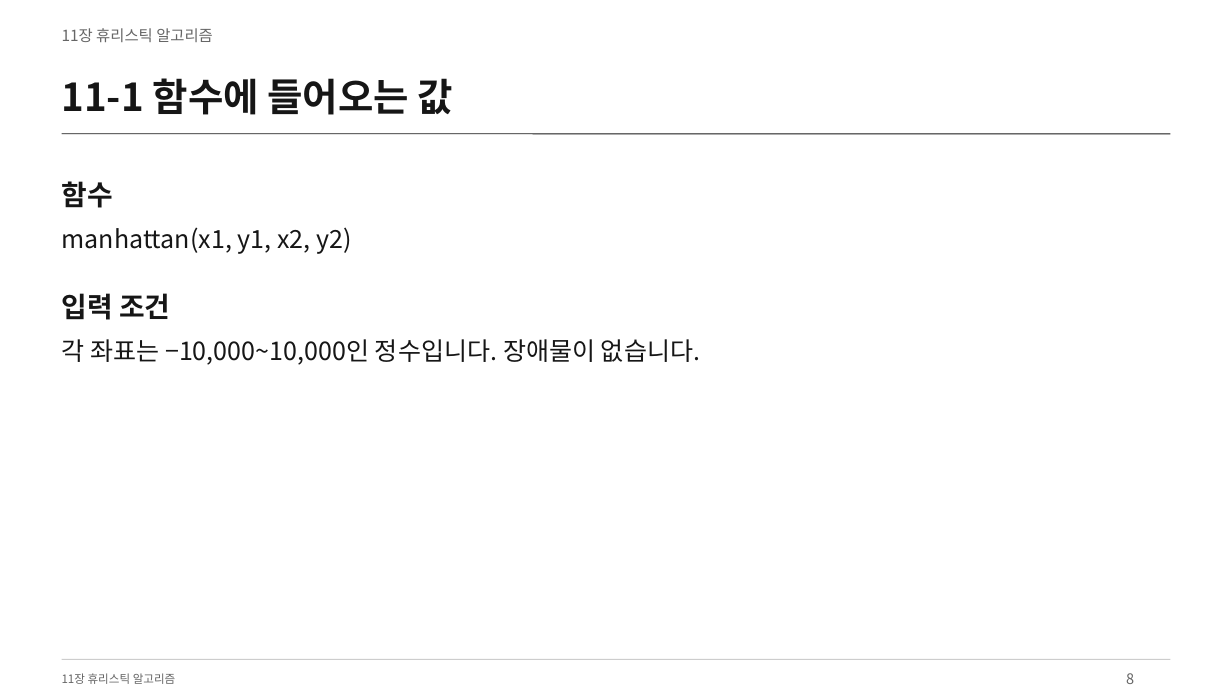
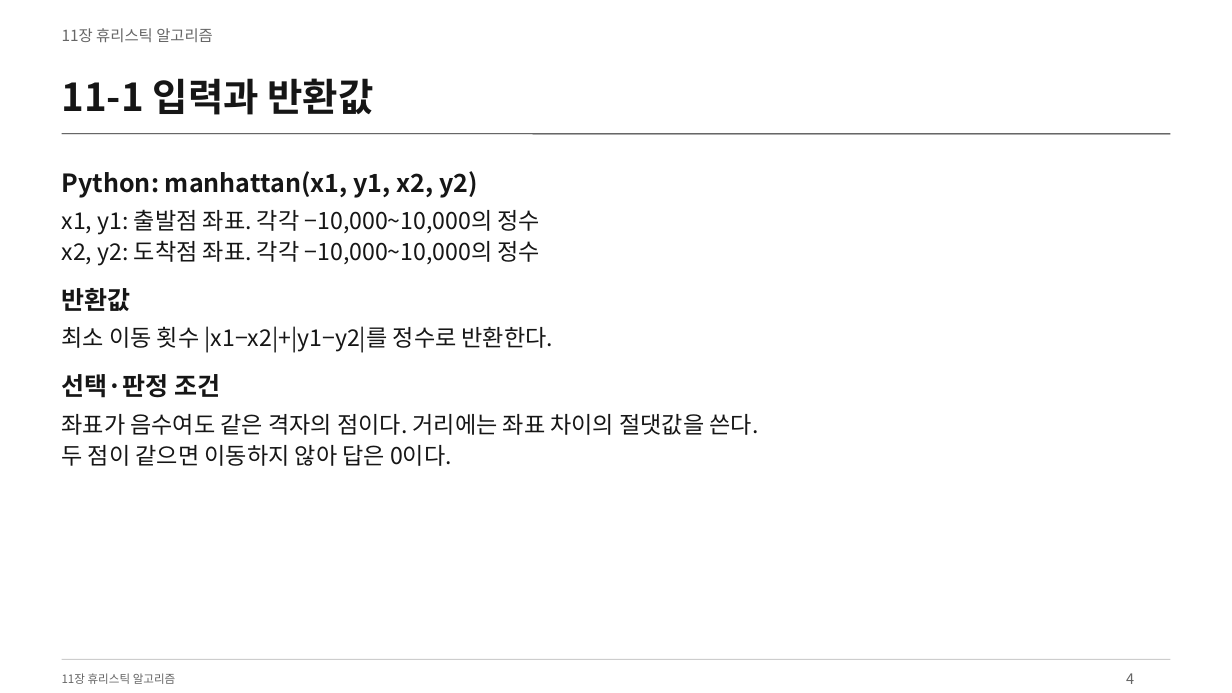
Before and after one commit to Sangdon-Park/Sangdon-Park.github.io, a slide deck: slide 4 of data/알고리즘/11장_휴리스틱_알고리즘.pptx (slide 8 before the commit). Drawn at 1232x693 pixels with LibreOffice and Linux fonts; fonts in the diff are those of the drawing. Boxes give left, top, right and bottom in pixels: in the first picture for what was removed or moved away, otherwise in the second. Text is boxed around its words. In the diff, an @@ line names an element or a change of style, - is before the commit and + after.

```diff
--- a/data/알고리즘/11장_휴리스틱_알고리즘.pptx
+++ b/data/알고리즘/11장_휴리스틱_알고리즘.pptx
@@ text at (x1=62, y1=78, x2=374, y2=115): text changed @@
-11-1 함수에 들어오는 값
+11-1 입력과 반환값
@@ text at (x1=62, y1=171, x2=478, y2=198): text changed; bold on @@
-manhattan(x1, y1, x2, y2)
+Python: manhattan(x1, y1, x2, y2)
@@ text removed at (x1=62, y1=181, x2=113, y2=208) @@
-함수
@@ text added at (x1=62, y1=209, x2=541, y2=266), 18 pt, text #161616 @@
+x1, y1: 출발점 좌표. 각각 −10,000~10,000의 정수
+x2, y2: 도착점 좌표. 각각 −10,000~10,000의 정수
@@ text added at (x1=62, y1=288, x2=131, y2=311), 19.5 pt, text #161616, bold @@
+반환값
@@ text added at (x1=62, y1=326, x2=553, y2=352), 18 pt, text #161616 @@
+최소 이동 횟수 |x1−x2|+|y1−y2|를 정수로 반환한다.
@@ text removed at (x1=62, y1=339, x2=700, y2=365) @@
-각 좌표는 −10,000~10,000인 정수입니다. 장애물이 없습니다.
@@ text at (x1=62, y1=374, x2=220, y2=398): text changed; size 21.8 to 19.5 pt @@
-입력 조건
+선택·판정 조건
@@ text added at (x1=62, y1=414, x2=759, y2=466), 18 pt, text #161616 @@
+좌표가 음수여도 같은 격자의 점이다. 거리에는 좌표 차이의 절댓값을 쓴다.
+두 점이 같으면 이동하지 않아 답은 0이다.
@@ text at (x1=1126, y1=673, x2=1134, y2=684): text changed @@
-8
+4
```
Also in this commit, not shown: 38 other slides changed, 11 slides added, 4 slides removed, 18 other files.
